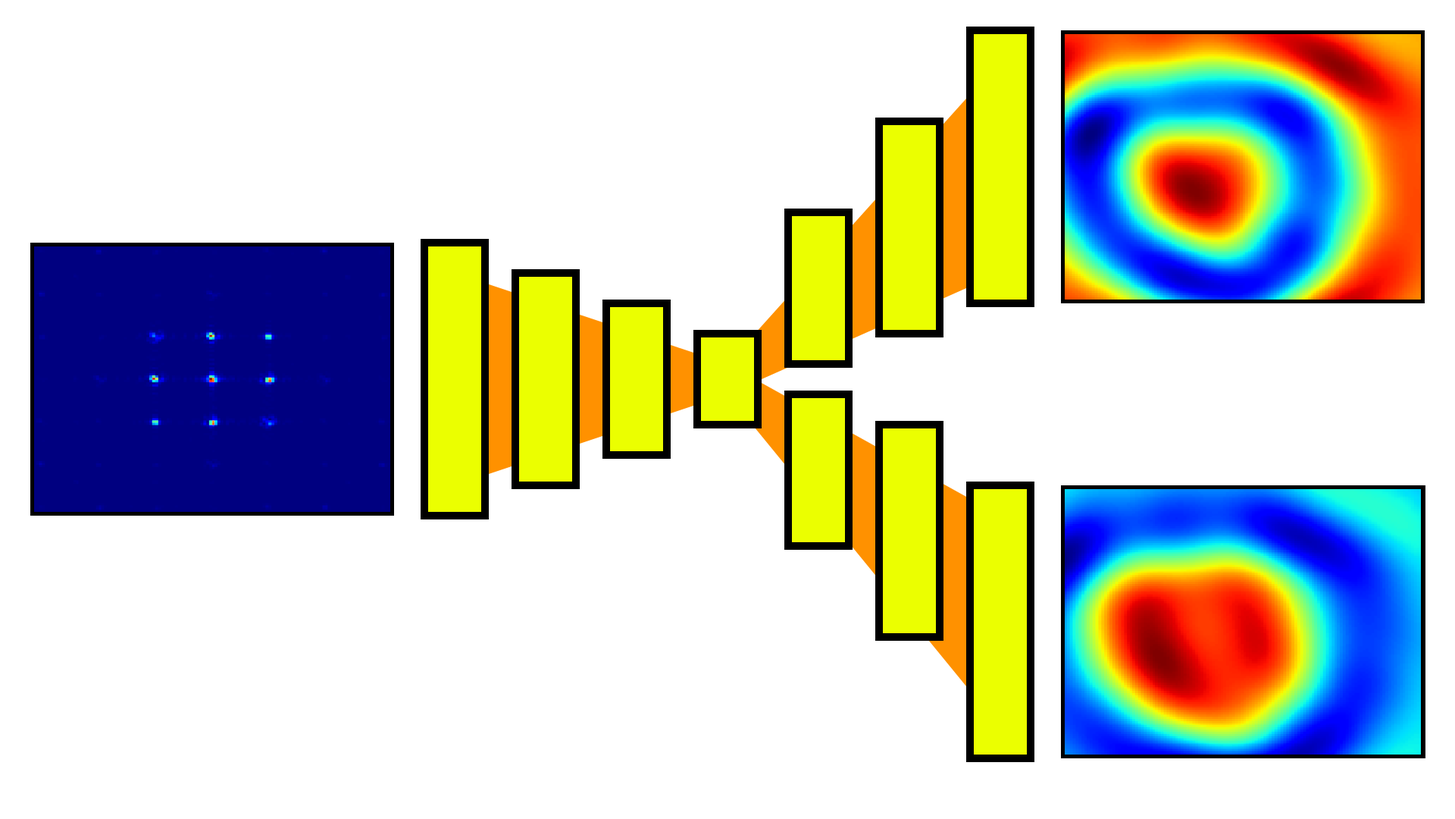
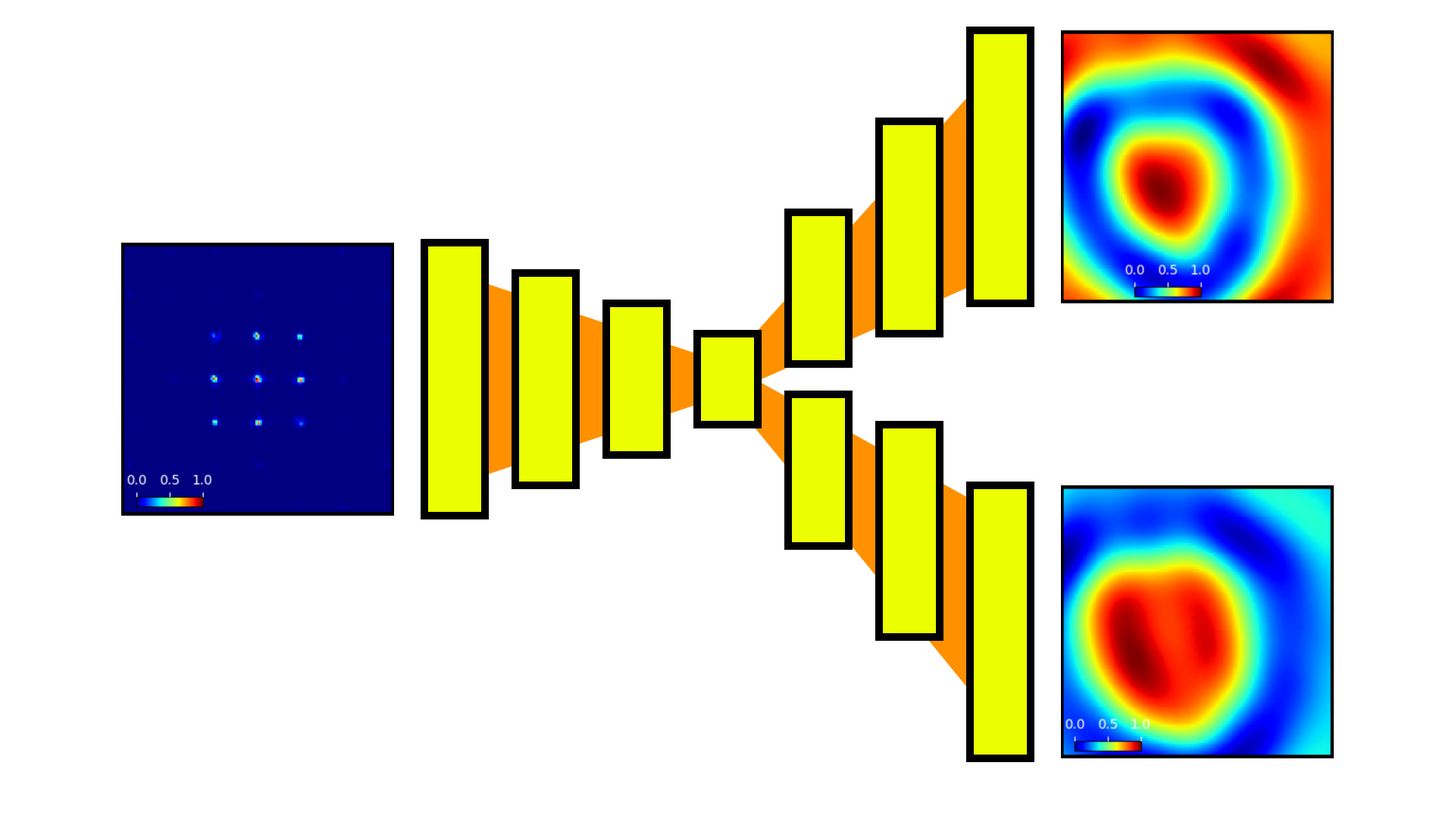
Layer changes from the first 1455×819 image to the second:
added layer "01colorbar copy #1" above "01colorbar copy #2" over [1064, 717, 1152, 753]
added layer "01colorbar copy #2" above "01colorbar copy" over [126, 473, 213, 509]
added layer "01colorbar copy" above "lsayer" over [1124, 263, 1212, 299]
painted on "Pasted Layer #2" over [1063, 485, 1426, 758]
painted on "Pasted Layer #1" over [1063, 30, 1426, 304]
painted on "Pasted Layer" over [30, 242, 392, 516]
